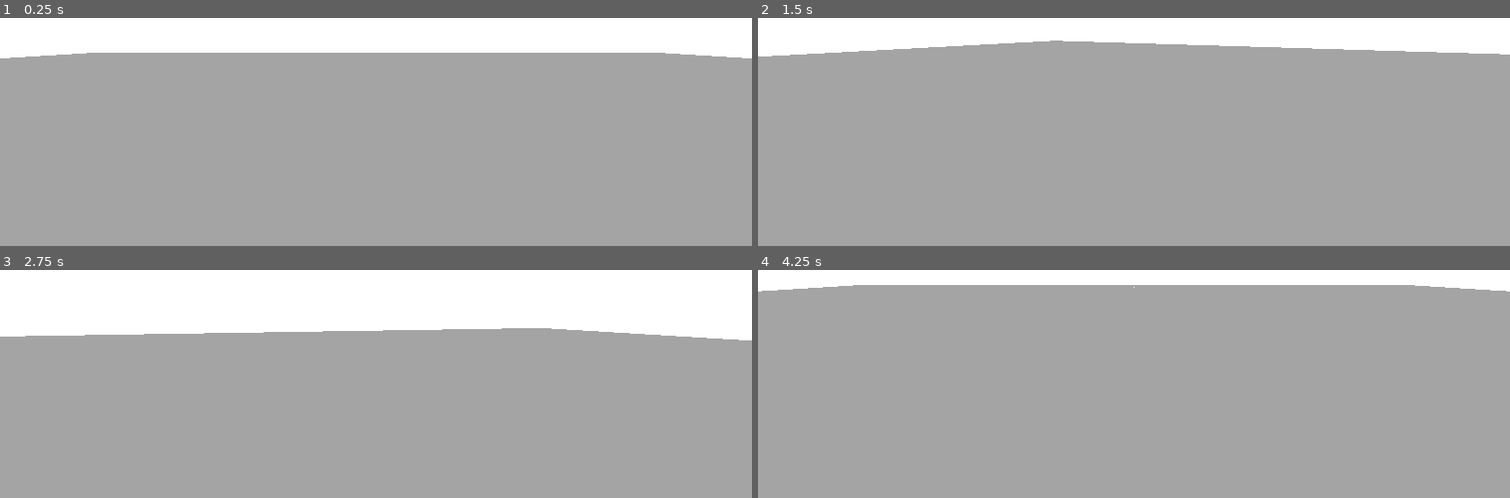
Above: before the commit, frames 1-4 (two rows, left to right).
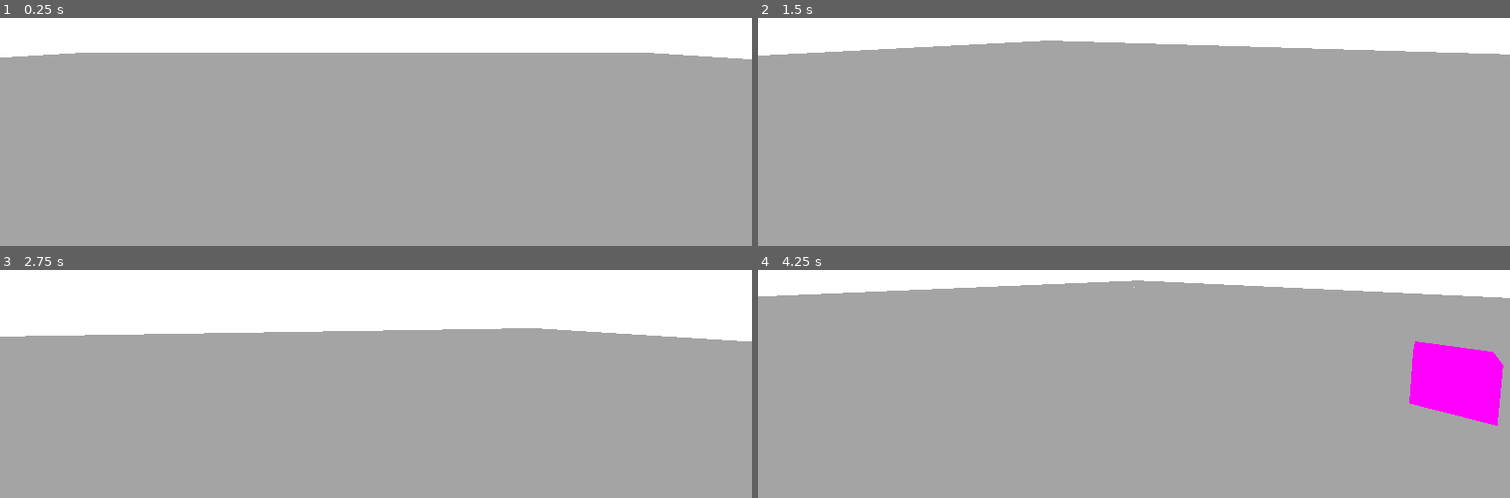
Above: after the commit, the same moments.

Repository: StrahovGameDev/StraHov
Game: Godot game, scene res://playground.tscn
The game is run twice, just before and just after one commit, with the same random seed, the same clock (stepped at 60 frames per second) and the same inputs. This scene is started directly instead of the project's main scene.
Inputs (mouse positions are in pixels of both pictures, inside the frame that each line leads up to):
- Up to frame 1 (0.25 s): no input
- Up to frame 2 (1.5 s): tap Enter (enter) at 0.5 s; move the mouse to (1171, 33) at 0.52 s; hold E (accept) 0.53-1.28 s; hold Space (fly_up) from 0.53 s (still down); move the mouse to (1096, 36) at 1.27 s; tap Ctrl (duck) at 1.35 s
- Up to frame 3 (2.75 s): keep holding Space (fly_up); tap E (accept) at 2 s; move the mouse to (391, 279) at 2.02 s; hold Enter (enter) from 2.03 s (still down)
- Up to frame 4 (4.25 s): keep holding Space (fly_up); tap E (accept) at 2.75, 3.5 s; move the mouse to (1126, 295) at 2.77 s; release Enter (enter) at 2.78 s; tap Q (phone) at 2.85 s; move the mouse to (1186, 292) at 3.52 s; hold Shift (sprint) from 3.53 s (still down); tap F9 (load) at 4.15 s

The runs differ from the first frame. In frame 1, less than 0.1% of the frame differs, in the area x 0-100%, y 15-19%; in frame 2, 0.1%; in frame 3, 0.1%; in frame 4, 5.4%, in the area x 0-100%, y 4-69%.
Error after the commit: Invalid access to property or key 'data' on a base object of type 'null instance'. (res://playground.gd:27)

Commit message:
Save: Multipurpose saving working

Diff:
--- /dev/null
+++ b/CPlayer.gd
@@ -0,0 +1,39 @@
+extends CSaveable
+class_name CPlayer
+
+@export var player_position : Vector3
+@export var player_rotation : Vector3
+
+var player : Node3D
+var was_in_Tree : bool
+
+func _init(given : Node3D) -> void:
+	player = given
+
+func savePosition() -> void:
+	player_position = player.position
+
+func saveRotation() -> void:
+	player_rotation = player.rotation
+
+func loadPosition() -> void:
+	print(player_position)
+	player.position = player_position
+
+func loadRotation() -> void:
+	print(player_rotation)
+	player.rotation = player_rotation
+
+func isInTree() -> bool:
+	return player.is_inside_tree()
+
+func wasInTree() -> bool:
+	return was_in_Tree
+
+func save() -> void:
+	savePosition()
+	saveRotation()
+
+func load() -> void:
+	loadPosition()
+	loadRotation()
--- a/playground.gd
+++ b/playground.gd
@@ -1,23 +1,28 @@
 extends Node3D
 #"user://scores.cfg"
-@onready var save = CToSave.new()
-@onready var player = save.CPlayer.new($Player)
+
+var list : Dictionary
+
+@onready var sg : CToSave = CToSave.new()
+
 
 func _ready() -> void:
+	list = {
+		"Player" : func(): return CPlayer.new($Player)
+	}
 	Input.set_mouse_mode(Input.MOUSE_MODE_CAPTURED)
+	for elem in list.values():
+		sg.data.append(elem.call())
 
 func _input(event: InputEvent) -> void:
-
 	if event.is_action_pressed("save"):
 		print("saving")
-		player.save()
-		#player.savePosition($Player)
-		#player.saveRotation($Player)
-		ResourceSaver.save(save, "user://save.tres")
+		for elem in sg.data:
+			elem.save()
+		ResourceSaver.save(sg, "user://save.tres")
 
 	if event.is_action_pressed("load"):
 		print("loading")
-		save = ResourceLoader.load("user://save.tres")
-		player.load()
-		#player.loadPosition($Player)
-		#player.loadRotation($Player)
+		sg = ResourceLoader.load("user://save.tres")
+		for elem in sg.data:
+			elem.load()
--- a/playground.tscn
+++ b/playground.tscn
@@ -36,7 +36,7 @@
 shape = SubResource("BoxShape3D_wt17y")
 
 [node name="Player" parent="." instance=ExtResource("1_rupst")]
-transform = Transform3D(1, 0, 0, 0, 1, 0, 0, 0, 1, 0, 0.160156, 0)
+transform = Transform3D(1, 0, 0, 0, 1, 0, 0, 0, 1, 1.93371, 0.160156, 0)
 
 [node name="StaticBody3D2" type="StaticBody3D" parent="."]
 transform = Transform3D(100, 0, 0, 0, 1, 0, 0, 0, 100, 0, -1.56164, 0)
--- /dev/null
+++ b/saveable.gd
@@ -0,0 +1,20 @@
+extends Resource
+class_name CSaveable
+
+func _init(_given : Node) -> void:
+	push_error("operator new(...) needs to be overloaded in subclass")
+
+func isInTree() -> bool :
+	push_error("isInTree() needs to be overloaded in subclass")
+	return false
+
+#false is set by default
+func wasInTree() -> bool:
+	push_error("wasInTree() needs to be overloaded in subclass")
+	return false
+
+func save() -> void:
+	push_error("save() needs to be overloaded in subclass")
+
+func load() -> void :
+	push_error("load() needs to be overloaded in subclass")
--- a/to_save.gd
+++ b/to_save.gd
@@ -1,27 +1,5 @@
 extends Resource
 class_name CToSave
 
-class CPlayer:
-	@export var player_position : Vector3
-	@export var player_rotation : Vector3
-
-	var player : Node3D
-
-	func _init(given : Node3D) -> void:
-		player = given
-
-	func savePosition() -> void:
-		player_position = player.position
-	func saveRotation() -> void:
-		player_rotation = player.rotation
-	func loadPosition() -> void:
-		player.position = player_position
-	func loadRotation() -> void:
-		player.rotation = player_rotation
-
-	func save() -> void:
-		savePosition()
-		saveRotation()
-	func load() -> void:
-		loadPosition()
-		loadRotation()
+@export var player : CPlayer
+@export var data : Array[CSaveable]
Not shown, added: CPlayer.gd.uid
Not shown, added: saveable.gd.uid
